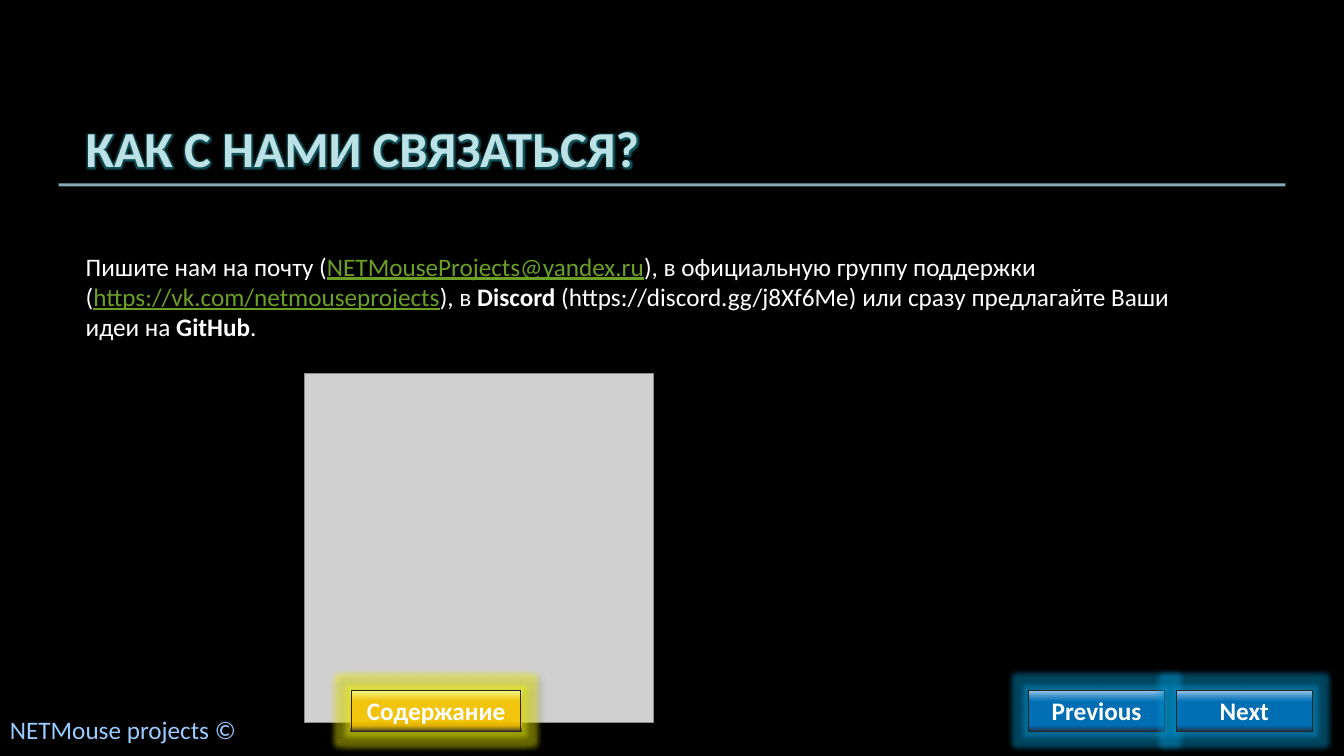
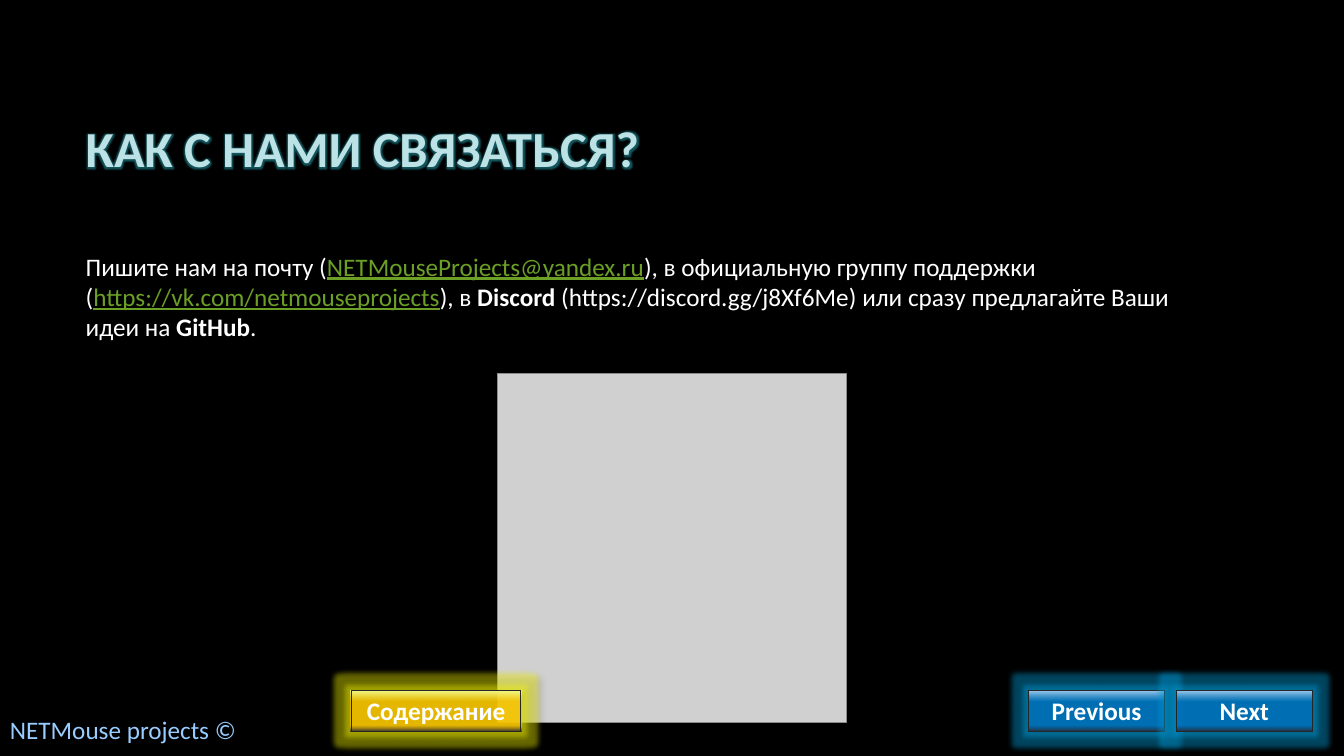
Before and after one commit to AlvinSeville7cf-NET-projects/ABCNET, a slide deck: slide 9 of NETMouse - .NET release/Presentations/ABCNET как продолжение PABCSystem.pptx. Drawn at 1344x756 pixels with LibreOffice and Linux fonts; fonts in the diff are those of the drawing; grey boxes stand for pictures; background and template pictures are left out. Boxes give left, top, right and bottom in pixels: in the first picture for what was removed or moved away, otherwise in the second. Text is boxed around its words. In the diff, an @@ line names an element or a change of style, - is before the commit and + after.

```diff
--- a/NETMouse - .NET release/Presentations/ABCNET как продолжение PABCSystem.pptx
+++ b/NETMouse - .NET release/Presentations/ABCNET как продолжение PABCSystem.pptx
@@ line removed from (60, 185) to (1285, 185) @@
@@ picture: place and size @@
-picture at <box>304,374,653,723</box>
+picture at <box>498,374,847,723</box>
```
Also in this commit, not shown: 7 other slides changed.
